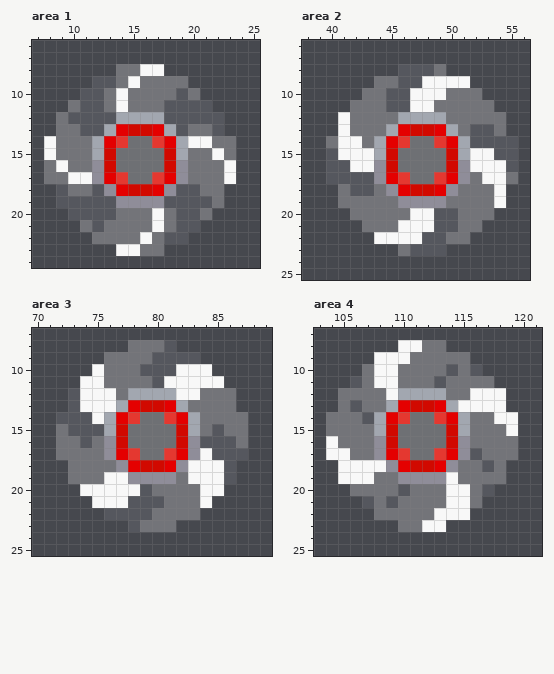
A pixel-art file gets an edit: Content/enemy3.aseprite. Above: the version before the commit.
256x128 pixels, 1 frame. Colours within 5 levels of each other are drawn and written as one. Shown: area 1: x 7..25, y 6..24; area 2: x 38..56, y 6..25; area 3: x 70..89, y 7..25; area 4: x 103..121, y 7..25. The commit also changed other parts of the picture, which this record leaves out.
The result:
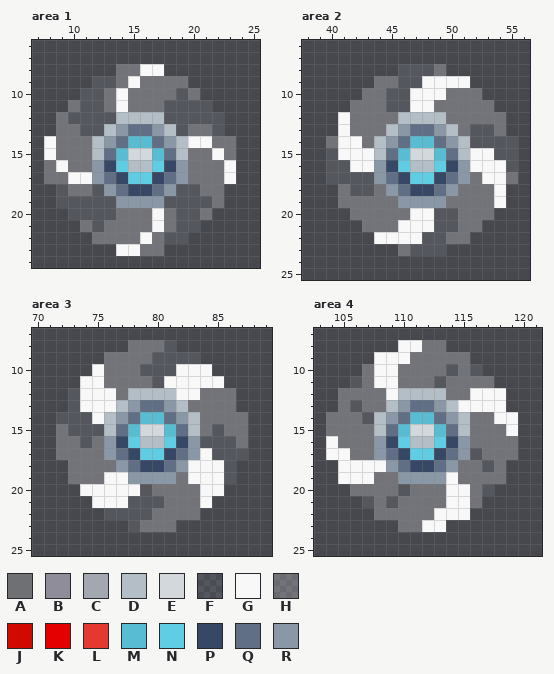
Palette (. is transparent): A #6e7074  B #8f8d99  C #a2a7b0  D #b4bec6  E #d2d8dc  F #d8dfec1a  G #f8f8f8  H #ffffff3e  J #d10900  K #e40000  L #e43830  M #58bdd2  N #5fcde4  P #364866  Q #606f86  R #8a97a6
The exact change:
--- area 1
@@ x 10..21 @@
 11 HFFHGHHHFFFF
-12 FFFFCCCCFFFF
-13 HFFCKJJKCFHH
-14 HHCKLAALKCGG
-15 HHCJAAAAJCHH
-16 HHBJAAAAJBHH
-17 GGBKLAALKBHH
-18 HHFBKJJKBFFH
-19 FFFFBBBBFFFF
+12 FFFFDDDDFFFF
+13 HFFDRQQRDFHH
+14 HHDRQMMQRDGG
+15 HHDQMEEMQDHH
+16 HHRPNDDNPRHH
+17 GGRQPNNPQRHH
+18 HHFRQPPQRFFH
+19 FFFFRRRRFFFF
 20 FFFFHHHGHFFH
--- area 2
@@ x 42..53 @@
 11 HHHFFGGHHHHH
-12 HHHHCCCCHHHH
-13 HHHCKJJKCHFF
-14 GHCKLAALKCFF
-15 GGCJAAAAJCGG
-16 GGBJAAAAJBGG
-17 FFBKLAALKBHG
-18 FFHBKJJKBHHH
-19 HHHHBBBBHHHH
+12 HHHHDDDDHHHH
+13 HHHDRQQRDHFF
+14 GHDRQMMQRDFF
+15 GGDQMEEMQDGG
+16 GGRPNDDNPRGG
+17 FFRQPNNPQRHG
+18 FFHRQPPQRHHH
+19 HHHHRRRRHHHH
 20 HHHHHGGFFHHH
--- area 3
@@ x 74..85 @@
 11 GGHHHHFGGGGG
-12 GGGHCCCCGGHH
-13 GGGCKJJKCHHH
-14 FGCKLAALKCHH
-15 FFCJAAAAJCHF
-16 FHBJAAAAJBFF
-17 HHBKLAALKBGF
-18 HHHBKJJKBGGG
-19 HHGGBBBBHGGG
+12 GGGHDDDDGGHH
+13 GGGDRQQRDHHH
+14 FGDRQMMQRDHH
+15 FFDQMEEMQDHF
+16 FHRPNDDNPRFF
+17 HHRQPNNPQRGF
+18 HHHRQPPQRGGG
+19 HHGGRRRRHGGG
 20 GGGGGFHHHHGG
--- area 4
@@ x 106..117 @@
 11 FHGGHHHFHHHH
-12 HHHGCCCCHHGG
-13 FHHCKJJKCGGG
-14 HFCKLAALKCHH
-15 HHCJAAAAJCHH
-16 HHBJAAAAJBHH
-17 HHBKLAALKBFH
-18 GGGBKJJKBHHF
-19 GGHHBBBBGHHH
+12 HHHGDDDDHHGG
+13 FHHDRQQRDGGG
+14 HFDRQMMQRDHH
+15 HHDQMEEMQDHH
+16 HHRPNDDNPRHH
+17 HHRQPNNPQRFH
+18 GGGRQPPQRHHF
+19 GGHHRRRRGHHH
 20 HHHHFHHHGGHF
